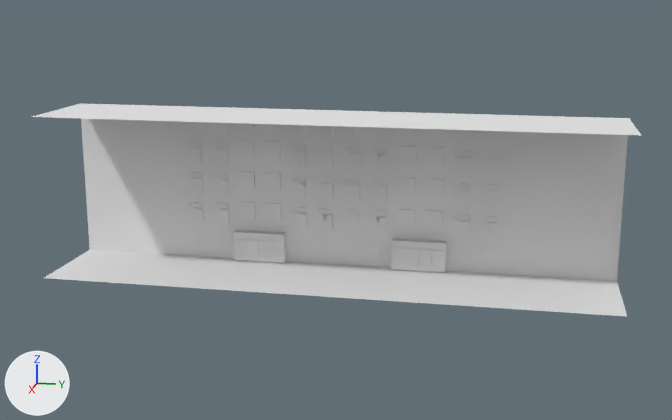
One commit to the FBX model Assets/_mainAssets/Content/Levels/1/Models/Buildings/Extention/Extension.fbx: the scene before it, then after it.
Rendered twice from a camera (50 mm lens) standing at (314.7, 42.6, 67.9) and looking at (109.2, 1.5, 16.5). Lighting does not change. The marker at lower left points along +X, +Y and +Z. Where no turn or scale is listed for an object, it has been applied to the vertices. Vertices at the same position are counted once.

The scene before the commit, as lines of its bpy script (objects in view):
```python
me_cube_819 = bpy.data.meshes.new('Cube.819')
me_cube_819.from_pydata(...)  # 6274 vertices, 8750 faces; spans x -3.1..24.3, y -37.1..95.3, z -2.8..35.4
# faces by material slot: [2056, 4906, 1148, 32, 608]
me_cube_819.materials.append(mat_material_111)  # white #e7e7e7
me_cube_819.materials.append(mat_vertex)  # white #e7e7e7
me_cube_819.materials.append(mat_material_096)  # white #e7e7e7
me_cube_819.materials.append(mat_material_103)  # white #e7e7e7
me_cube_819.materials.append(mat_material_110)  # white #e7e7e7
ob_ruchki_dveri = bpy.data.objects.new('Ruchki dveri', me_cube_819)
ob_ruchki_dveri.location = (98.2, -29.2, 2.7)
```
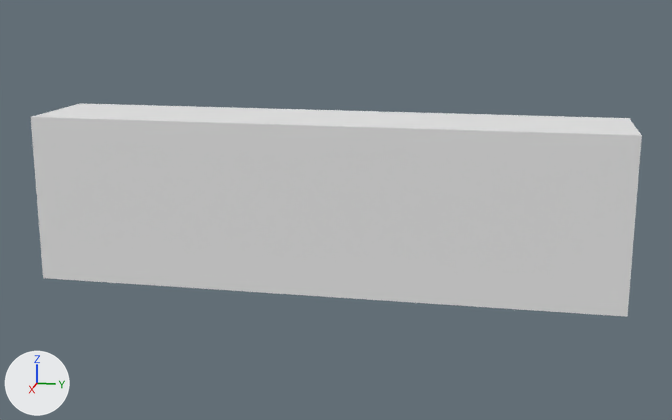
The newer file is also turned or shifted as a whole; pictures and numbers use the older file's frame.

Boxes [x1, y1, x2, y2] around the edits, measured in the pictures (672 x 420 px):
'Ruchki dveri', reshaped: before [32, 103, 641, 317]; after [31, 103, 642, 317]
part 1 of me_cube_819, deleted: before [200, 123, 499, 230]
part 2 of me_cube_819, cut back: before [32, 103, 641, 317]

The change, as a diff of the scene's bpy script:
```diff
--- a/Assets/_mainAssets/Content/Levels/1/Models/Buildings/Extention/Extension.fbx.py
+++ b/Assets/_mainAssets/Content/Levels/1/Models/Buildings/Extention/Extension.fbx.py
@@ me_cube_819 @@
 # used by ob_ruchki_dveri; location = (98.2, -29.2, 2.7)
-me_cube_819.from_pydata(...)  # 6274 vertices, 8750 faces; spans x -3.1..24.3, y -37.1..95.3, z -2.8..35.4
-me_cube_819.materials.append(mat_material_111)  # white #e7e7e7
+me_cube_819.from_pydata(...)  # 4510 vertices, 8614 faces; spans x -3.1..24.3, y -37.1..95.3, z -2.8..35.4
+# me_cube_819 part 1: 48 loose pieces with 544 vertices, spanning x 0.0..0.5, y -7.7..67.3, z 6.1..35.0, are deleted
+# me_cube_819 part 2: 1228 vertices removed from x -0.1..24.3, y -30.4..88.7, z -2.8..35.4; 8 vertices added at x -0.1, y 3.9..54.3, z 34.9
 me_cube_819.materials.append(mat_vertex)
-me_cube_819.materials.append(mat_material_096)  # white #e7e7e7
-me_cube_819.materials.append(mat_material_103)  # white #e7e7e7
-me_cube_819.materials.append(mat_material_110)  # white #e7e7e7
```
